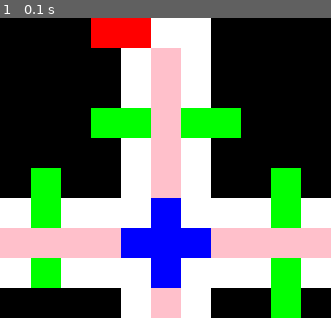
Above: before the commit, frame 1.
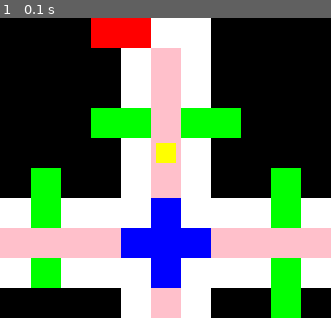
Above: after the commit, the same moment.

Repository: ybf1/Racoon-PyGame-
Game: pygame game, started from main.py
Two runs of this game, one before a commit and one after it. Both use one fixed random seed, a clock stepped at 60 frames per second and the inputs below.
Inputs:
- Up to frame 1 (0.1 s): no input
The pictures show only the part of the screen within x 9-59%, y 0-50%; the shares and areas given below are measured in that part.

The runs differ from the first frame. In frame 1, 0.4% of the frame differs, in the area x 47-54%, y 41-49%.

Commit message:
добавила класс фишки. пока что только размещается на поле, но клетки пронумерованы не так

Diff:
--- a/field.txt
+++ b/field.txt
@@ -1,92 +1,92 @@
-150 0 red
-180 0 red
-210 0 white
-240 0 white
-180 30 white
-210 30 pink
-240 30 white
-180 60 white
-210 60 pink
-240 60 white
-150 90 green
-180 90 green
-210 90 pink
-240 90 green
-270 90 green
-180 120 white
-210 120 pink
-240 120 white
-90 150 green
-180 150 white
-210 150 pink
-240 150 white
-330 150 green
-420 150 red
-0 180 white
-30 180 white
-60 180 white
-90 180 green
-120 180 white
-150 180 white
-180 180 white
-210 180 blue
-240 180 white
-270 180 white
-300 180 white
-330 180 green
-360 180 white
-390 180 white
-420 180 red
-0 210 white
-30 210 pink
-60 210 pink
-90 210 pink
-120 210 pink
-150 210 pink
-180 210 blue
-210 210 blue
-240 210 blue
-270 210 pink
-300 210 pink
-330 210 pink
-360 210 pink
-390 210 pink
-420 210 white
-0 240 red
-30 240 white
-60 240 white
-90 240 green
-120 240 white
-150 240 white
-180 240 white
-210 240 blue
-240 240 white
-270 240 white
-300 240 white
-330 240 green
-360 240 white
-390 240 white
-420 240 white
-0 270 red
-180 270 white
-210 270 pink
-240 270 white
-330 270 green
-180 300 white
-210 300 pink
-240 300 white
-150 330 green
-180 330 green
-210 330 pink
-240 330 green
-270 330 green
-180 360 white
-210 360 pink
-240 360 white
-180 390 white
-210 390 pink
-240 390 white
-180 420 white
-210 420 white
-240 420 red
-270 420 red
+150 0 red 1
+180 0 red 2
+210 0 white 3
+240 0 white 4
+180 30 white 5
+210 30 pink 6
+240 30 white 7
+180 60 white 8
+210 60 pink 9
+240 60 white 10
+150 90 green 11
+180 90 green 12
+210 90 pink 13
+240 90 green 14
+270 90 green 15
+180 120 white 16
+210 120 pink 17
+240 120 white 18
+90 150 green 19
+180 150 white 20
+210 150 pink 21
+240 150 white 22
+330 150 green 23
+420 150 red 24
+0 180 white 25
+30 180 white 26
+60 180 white 27
+90 180 green 28
+120 180 white 29
+150 180 white 30
+180 180 white 31
+210 180 blue 32
+240 180 white 33
+270 180 white 34
+300 180 white 35
+330 180 green 36
+360 180 white 37
+390 180 white 38
+420 180 red 39
+0 210 white 40
+30 210 pink 41
+60 210 pink 42
+90 210 pink 43
+120 210 pink 44
+150 210 pink 45
+180 210 blue 46
+210 210 blue 47
+240 210 blue 48
+270 210 pink 49
+300 210 pink 50
+330 210 pink 51
+360 210 pink 52
+390 210 pink 53
+420 210 white 54
+0 240 red 55
+30 240 white 56
+60 240 white 57
+90 240 green 58
+120 240 white 59
+150 240 white 60
+180 240 white 61
+210 240 blue 62
+240 240 white 63
+270 240 white 64
+300 240 white 65
+330 240 green 66
+360 240 white 67
+390 240 white 68
+420 240 white 69
+0 270 red 70
+180 270 white 71
+210 270 pink 72
+240 270 white 73
+330 270 green 74
+180 300 white 75
+210 300 pink 76
+240 300 white 77
+150 330 green 78
+180 330 green 79
+210 330 pink 80
+240 330 green 81
+270 330 green 82
+180 360 white 83
+210 360 pink 84
+240 360 white 85
+180 390 white 86
+210 390 pink 87
+240 390 white 88
+180 420 white 89
+210 420 white 90
+240 420 red 91
+270 420 red 92
--- a/main.py
+++ b/main.py
@@ -3,8 +3,9 @@
 
 
 class Cell(pygame.sprite.Sprite):
-    def __init__(self, x, y, color):
+    def __init__(self, x, y, color, number):
         super().__init__()
+        self.number = number
         self.image = pygame.Surface((30, 30))
         self.image.fill(color)
         self.rect = self.image.get_rect()
@@ -18,7 +19,8 @@
         for line in lines:
             line = line.replace("\n", "")
             line = line.split()
-            cell = Cell(int(line[0]), int(line[1]), line[2])
+            cell = Cell(int(line[0]), int(line[1]), line[2], int(line[3]))
+            cells.append(cell)
             all_sprites.add(cell)
 
 
@@ -41,13 +43,29 @@
         self.image = pygame.image.load(f"dice{random.randint(1, 6)}.png")
 
 
+class Chip(pygame.sprite.Sprite):
+    def __init__(self, player, cell_number):
+        super().__init__()
+        self.player = player
+        self.cell_number = cell_number
+        self.image = pygame.Surface((20, 20))
+        self.image.fill(player)
+        self.rect = self.image.get_rect()
+
+
+
 if __name__ == '__main__':
     pygame.init()
     screen = pygame.display.set_mode((700, 600))
 
     all_sprites = pygame.sprite.Group()
+    cells = []
+    chips = pygame.sprite.Group()
 
     load_field()
+
+    chip = Chip("yellow", 17)
+    all_sprites.add(chip)
 
     dice1 = Dice(350, 450)
     dice2 = Dice(500, 450)
@@ -63,6 +81,13 @@
                 dice1.change_image()
                 dice2.change_image()
 
+        for cell in cells:
+            if cell.number == chip.cell_number:
+                chip.rect.x = cell.rect.x + 5
+                chip.rect.y = cell.rect.y + 5
+
+
+
         screen.fill("black")
         all_sprites.draw(screen)
         pygame.display.flip()
